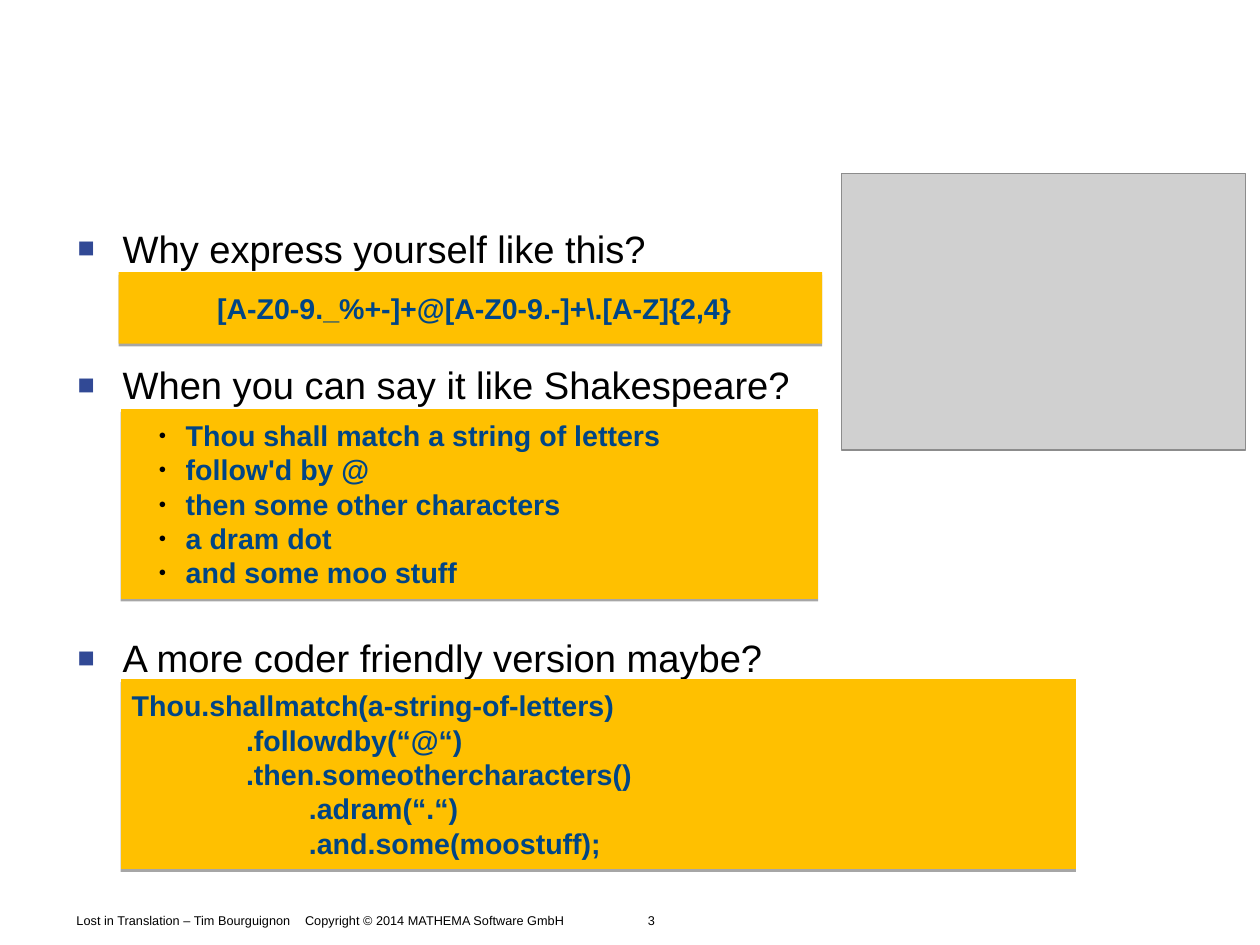
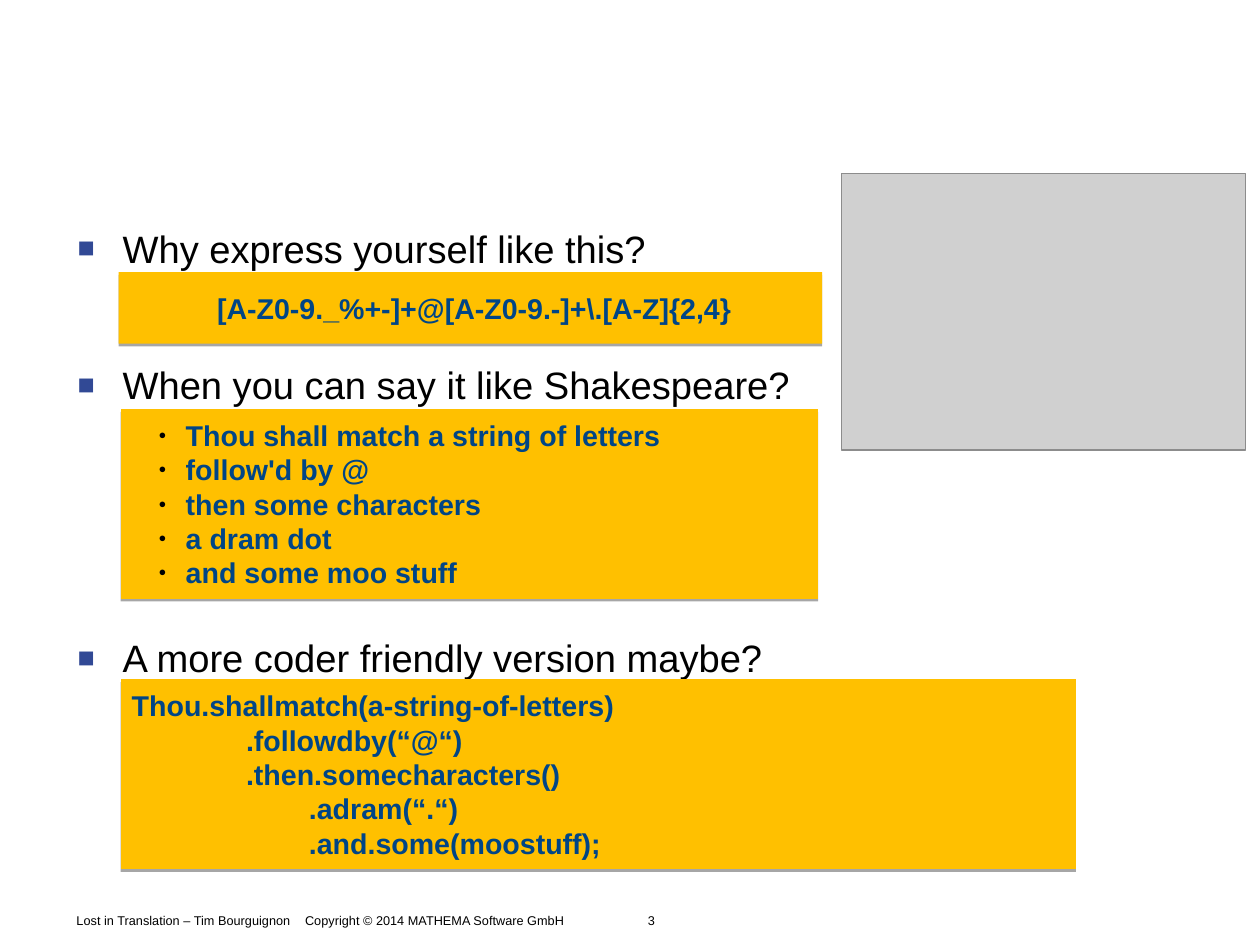
Before and after one commit to Timothep/Talk.LostInTranslation, a slide deck: slide 3 of LostInTranslation.odp. Drawn at 1260x945 pixels with LibreOffice and Linux fonts; fonts in the diff are those of the drawing; grey boxes stand for pictures; background and template pictures are left out. Boxes give left, top, right and bottom in pixels: in the first picture for what was removed or moved away, otherwise in the second. Text is boxed around its words. In the diff, an @@ line names an element or a change of style, - is before the commit and + after.

```diff
--- a/LostInTranslation.odp
+++ b/LostInTranslation.odp
@@ text in freeform shape at box(186, 495, 480, 516): text changed @@
-  ● then some other characters
+  ● then some characters
@@ text in freeform shape at box(246, 764, 560, 791): text changed @@
-.then.someothercharacters()
+.then.somecharacters()
```
Also in this commit, not shown: 9 other slides changed, 1 slide removed, 4 other files.
